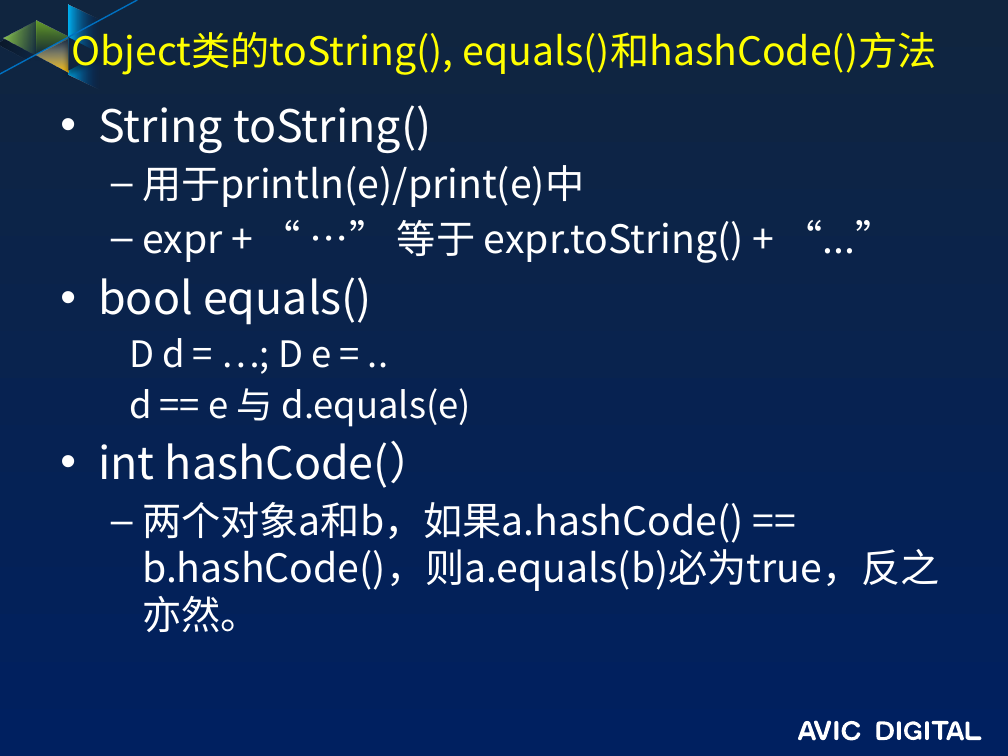
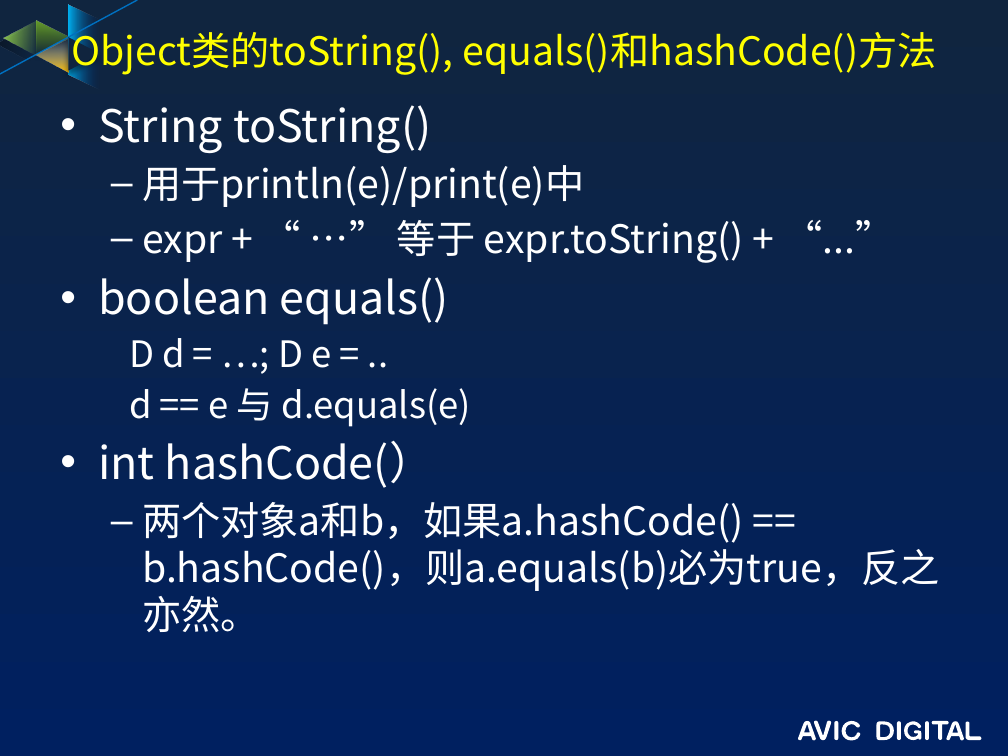
Before and after one commit to guofengzh/java-way, a slide deck: slide 11 of java/docs/03-java-接口和继承.pptx. Drawn at 1008x756 pixels with LibreOffice and Linux fonts; fonts in the diff are those of the drawing; background and template pictures are left out. Boxes give left, top, right and bottom in pixels: in the first picture for what was removed or moved away, otherwise in the second. Text is boxed around its words. In the diff, an @@ line names an element or a change of style, - is before the commit and + after.

```diff
--- a/java/docs/03-java-接口和继承.pptx
+++ b/java/docs/03-java-接口和继承.pptx
@@ text at (98,277,449,325): text changed @@
-• bool equals()
+• boolean equals()
```
Also in this commit, not shown: 3 other slides changed, 1 slide added, 2 other files.
